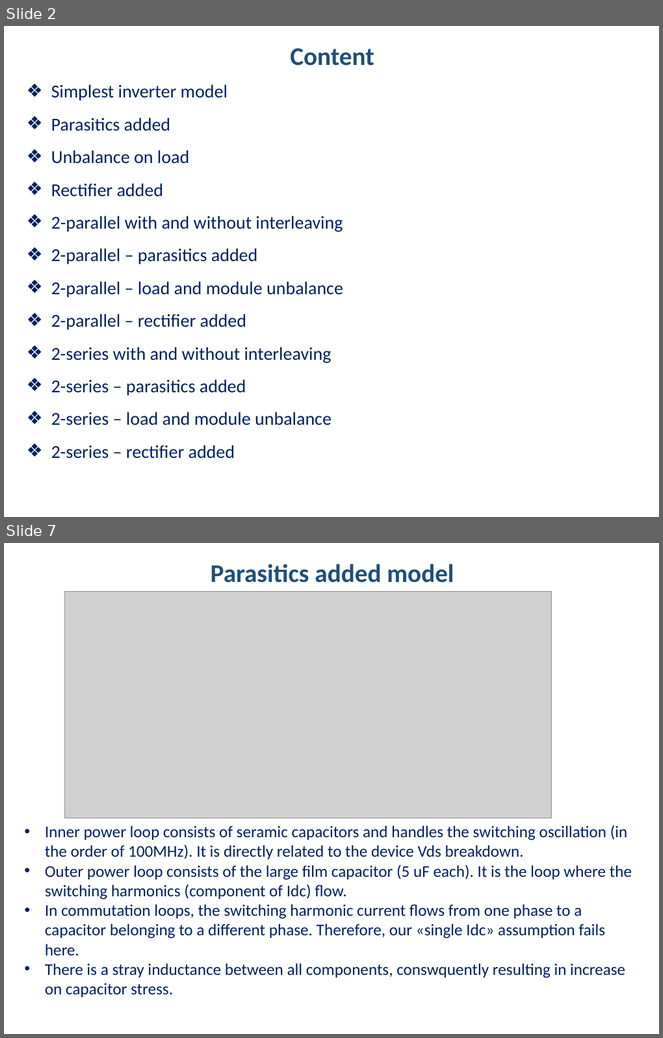
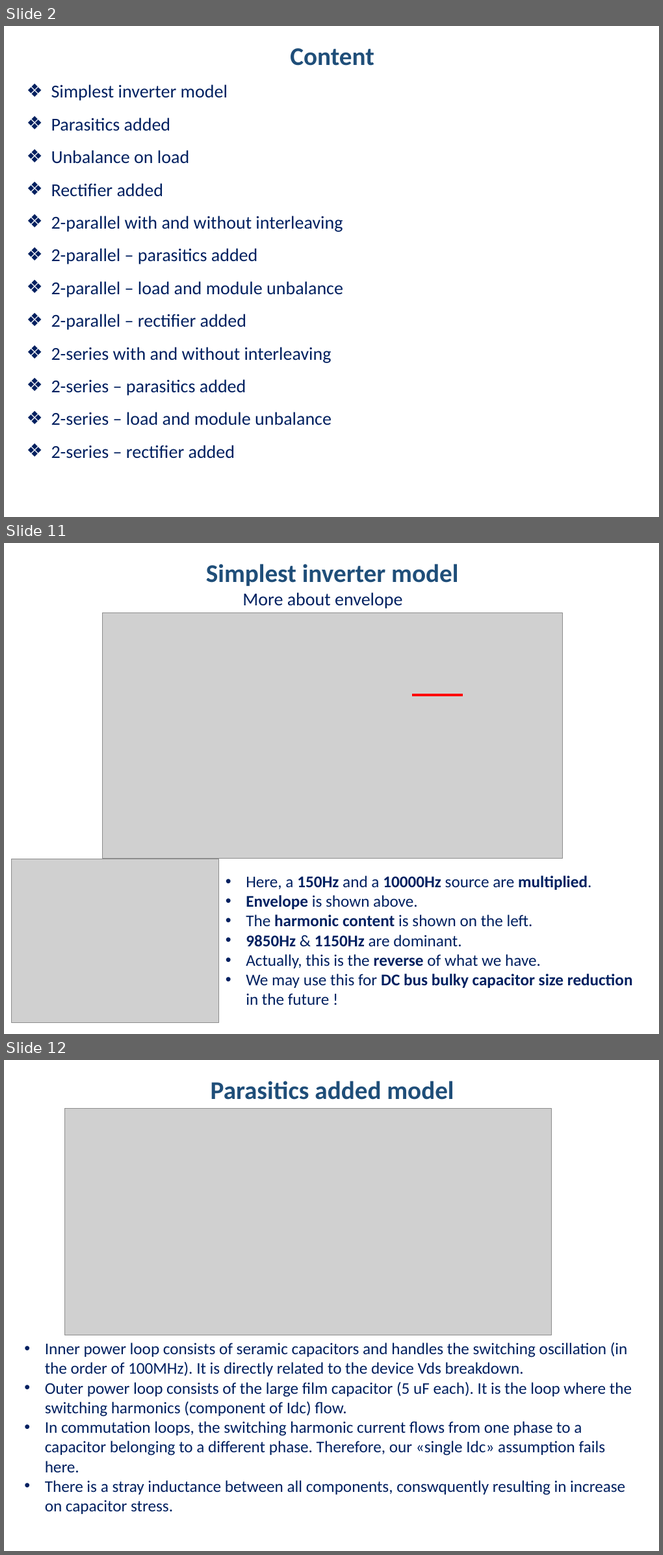
Before and after one commit to hakanpolat/IMMD, a slide deck: Simulation/dcbusmodelwrapup/immd_dcbusmodelwrapup.pptx. Shown one above the other, each under a label of ours: slides 2 and 7 before the commit, slides 2, 11 and 12 after it; the slides between them are not shown. The pictures are 663x1038 and 663x1555 pixels, drawn with LibreOffice and Linux fonts; fonts in the diff are those of the drawing; grey boxes stand for pictures. Boxes give left, top, right and bottom in pixels: in the first picture for what was removed or moved away, otherwise in the second. Text is boxed around its words. In the diff, an @@ line names an element or a change of style, - is before the commit and + after.

Commit message:
DC bus model wrap up sunumuna devam edildi. Simplest model tamamlandı. Envelope fenomeni açıklandı.

```diff
--- a/Simulation/dcbusmodelwrapup/immd_dcbusmodelwrapup.pptx
+++ b/Simulation/dcbusmodelwrapup/immd_dcbusmodelwrapup.pptx
@@ slide 11 added at [4, 543, 659, 1034], background #FFFFFF @@
@@ text added at [206, 564, 458, 586], 28 pt, text #1F4E79, bold @@
+Simplest inverter model
@@ text added at [243, 592, 402, 609], 20 pt, text #002060 @@
+More about envelope
@@ picture added at [102, 613, 562, 858] @@
@@ line added from (413, 695) to (463, 695), #FF0000 2.25 pt @@
@@ picture added at [12, 859, 220, 1023] @@
@@ text added at [246, 876, 633, 1006], 18 pt, text #002060 @@
+• Here, a 150Hz and a 10000Hz source are multiplied.
+• Envelope is shown above.
+• The harmonic content is shown on the left.
+• 9850Hz & 1150Hz are dominant.
+• Actually, this is the reverse of what we have.
+• We may use this for DC bus bulky capacitor size reduction in the future !
@@ what was slide 7 is now slide 12 @@
```
Also in this commit, not shown: 3 slides changed, 5 other slides added, 1 slide removed, 4 other files.
